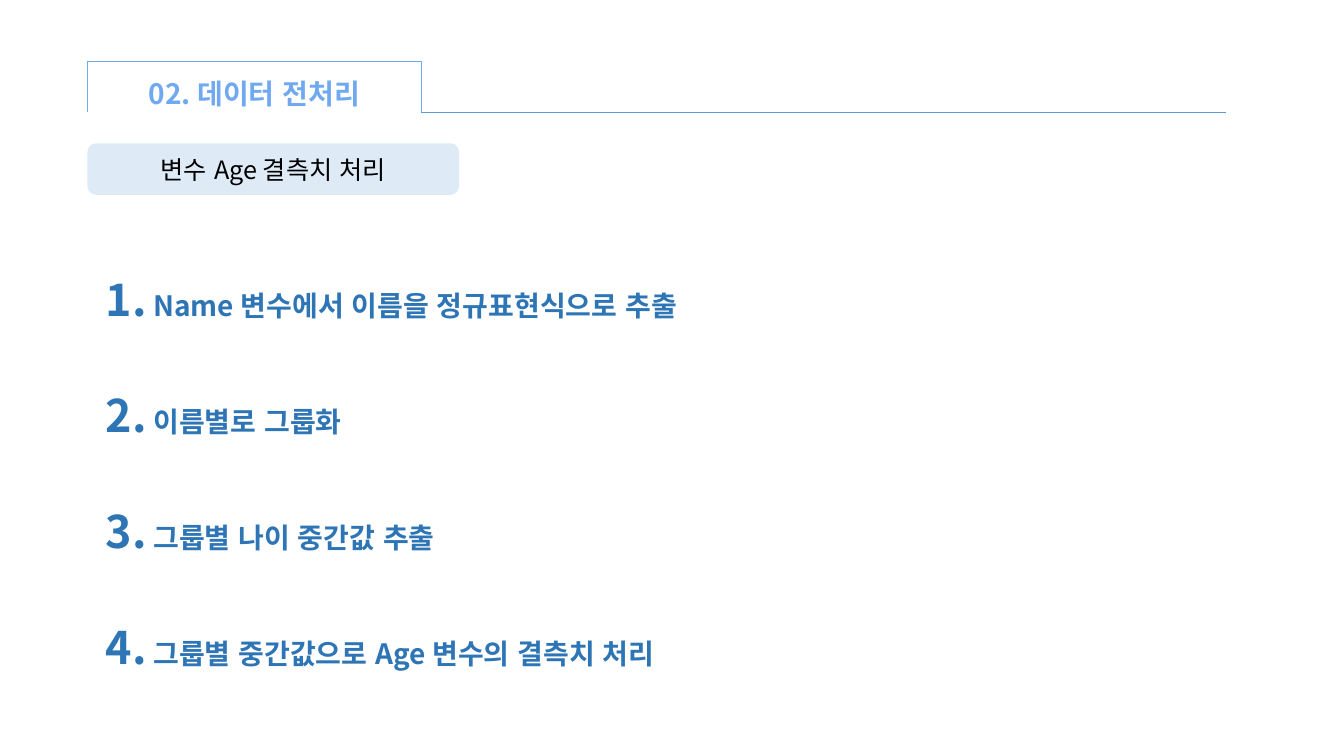
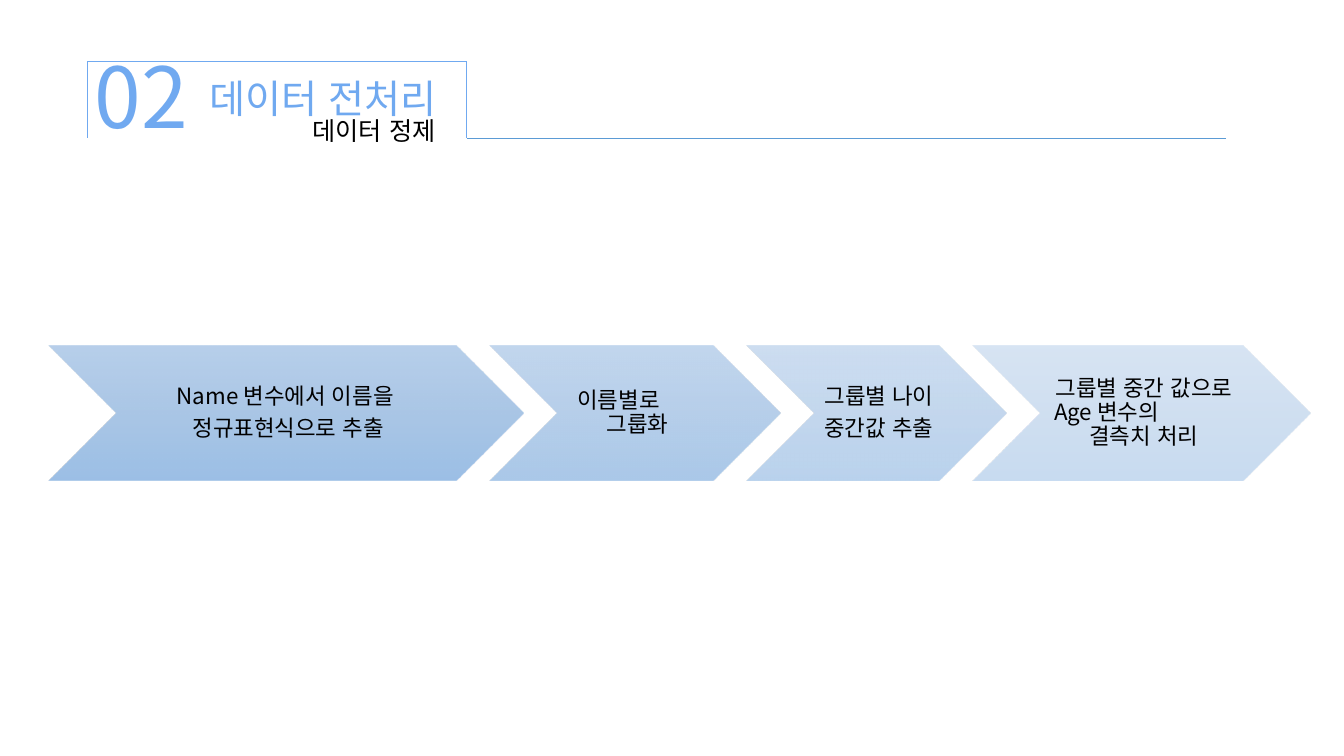
Before and after one commit to xddongx/flexink, a slide deck: slide 7 of titanic/titanic.pptx (slide 8 before the commit). Drawn at 1344x756 pixels with LibreOffice and Linux fonts; fonts in the diff are those of the drawing. Boxes give left, top, right and bottom in pixels: in the first picture for what was removed or moved away, otherwise in the second. Text is boxed around its words. In the diff, an @@ line names an element or a change of style, - is before the commit and + after.

```diff
--- a/titanic/titanic.pptx
+++ b/titanic/titanic.pptx
@@ right bracket resized from (x1=87, y1=61, x2=421, y2=111) to (x1=88, y1=62, x2=467, y2=138) @@
@@ text added at (x1=94, y1=61, x2=187, y2=129), 60 pt, text #70A9F0 @@
+02
@@ text at (x1=210, y1=80, x2=437, y2=124): text changed; size 20 to 28 pt; bold off @@
-02. 데이터 전처리
+데이터 전처리
@@ text added at (x1=313, y1=114, x2=435, y2=142), 18 pt, text #000000 @@
+데이터 정제
@@ rounded rectangle removed at (x1=88, y1=143, x2=460, y2=195) @@
@@ line moved from (421, 112) - (1226, 112) to (467, 138) - (1226, 138) @@
@@ text removed at (x1=161, y1=158, x2=386, y2=185) @@
-변수 Age 결측치 처리
@@ vertical alignment top to middle in 4 elements at (x1=577, y1=389, x2=669, y2=434), (x1=177, y1=385, x2=394, y2=438), (x1=1054, y1=377, x2=1233, y2=446), (x1=824, y1=385, x2=933, y2=438) @@
@@ group added at (x1=48, y1=346, x2=1311, y2=481): 4 chevrons @@
@@ text at (x1=177, y1=385, x2=394, y2=438): text changed; size 20 to 16 pt; text colour #2E75B6 to #000000; bold off @@
-1. Name 변수에서 이름을 정규표현식으로 추출
+Name 변수에서 이름을
+정규표현식으로 추출
@@ text at (x1=577, y1=389, x2=669, y2=434): text changed; size 20 to 16 pt; text colour #2E75B6 to #000000; bold off @@
-2. 이름별로 그룹화
+이름별로 그룹화
@@ text at (x1=824, y1=385, x2=933, y2=438): text changed; size 20 to 16 pt; text colour #2E75B6 to #000000; bold off @@
-3. 그룹별 나이 중간값 추출
+그룹별 나이
+중간값 추출
@@ text at (x1=1054, y1=377, x2=1233, y2=446): text changed; size 20 to 16 pt; text colour #2E75B6 to #000000; bold off @@
-4. 그룹별 중간값으로 Age 변수의 결측치 처리
+그룹별 중간 값으로 Age 변수의 결측치 처리
```
Also in this commit, not shown: 12 other slides changed, 5 slides added, 10 slides removed, 13 other files.
